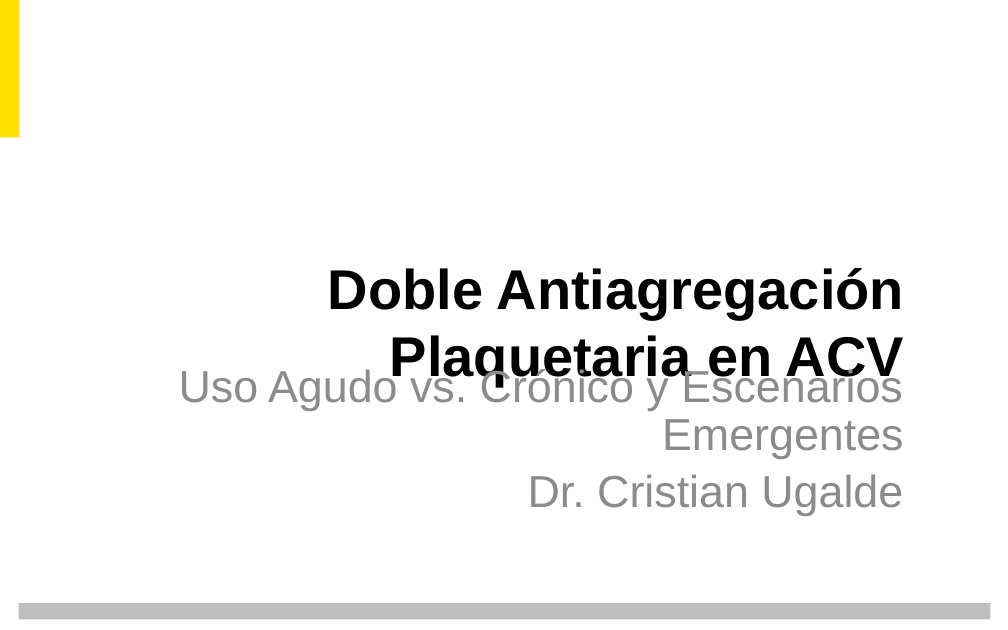
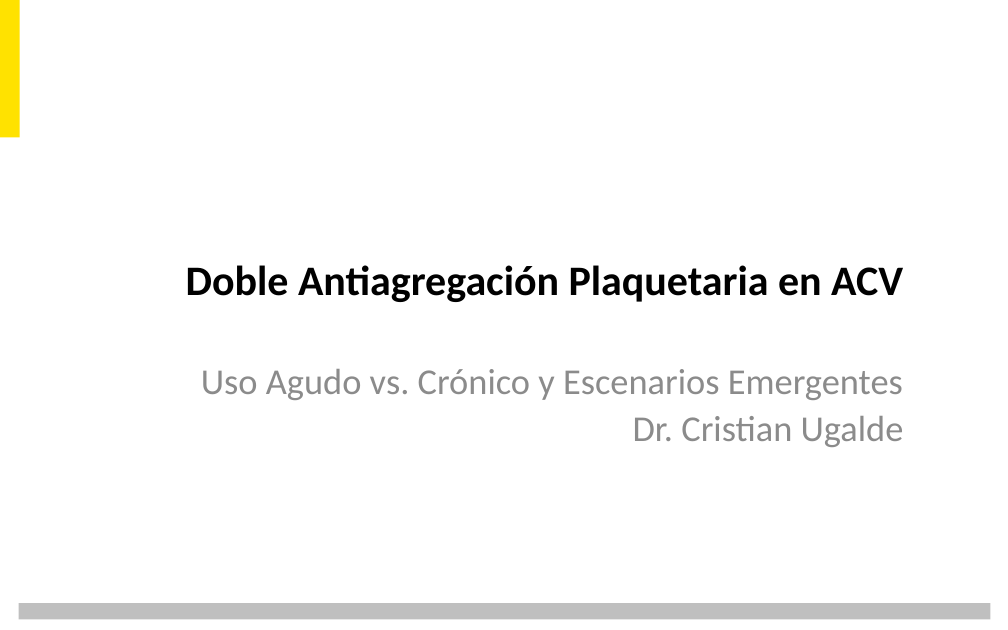
Before and after one commit to crugalde/harness, a slide deck: slide 7 of projects/2026-06-12_dapt_acv/Presentacion_DAPT_UC_Final.pptx. Drawn at 1008x630 pixels with LibreOffice and Linux fonts; fonts in the diff are those of the drawing; background and template pictures are left out. Boxes give left, top, right and bottom in pixels: in the first picture for what was removed or moved away, otherwise in the second. Text is boxed around its words. In the diff, an @@ line names an element or a change of style, - is before the commit and + after.

```diff
--- a/projects/2026-06-12_dapt_acv/Presentacion_DAPT_UC_Final.pptx
+++ b/projects/2026-06-12_dapt_acv/Presentacion_DAPT_UC_Final.pptx
@@ title "Doble Antiagregación Plaquetaria en ACV" at (186, 265, 903, 302): size 40 to 30 pt, font Arial to Calibri @@
@@ subtitle "Uso Agudo vs. Crónico y ..." at (201, 369, 904, 447): size 32 to 26 pt, font Arial to Calibri; less space between paragraphs @@
```
Also in this commit, not shown: 4 other slides changed, 2 other files.
